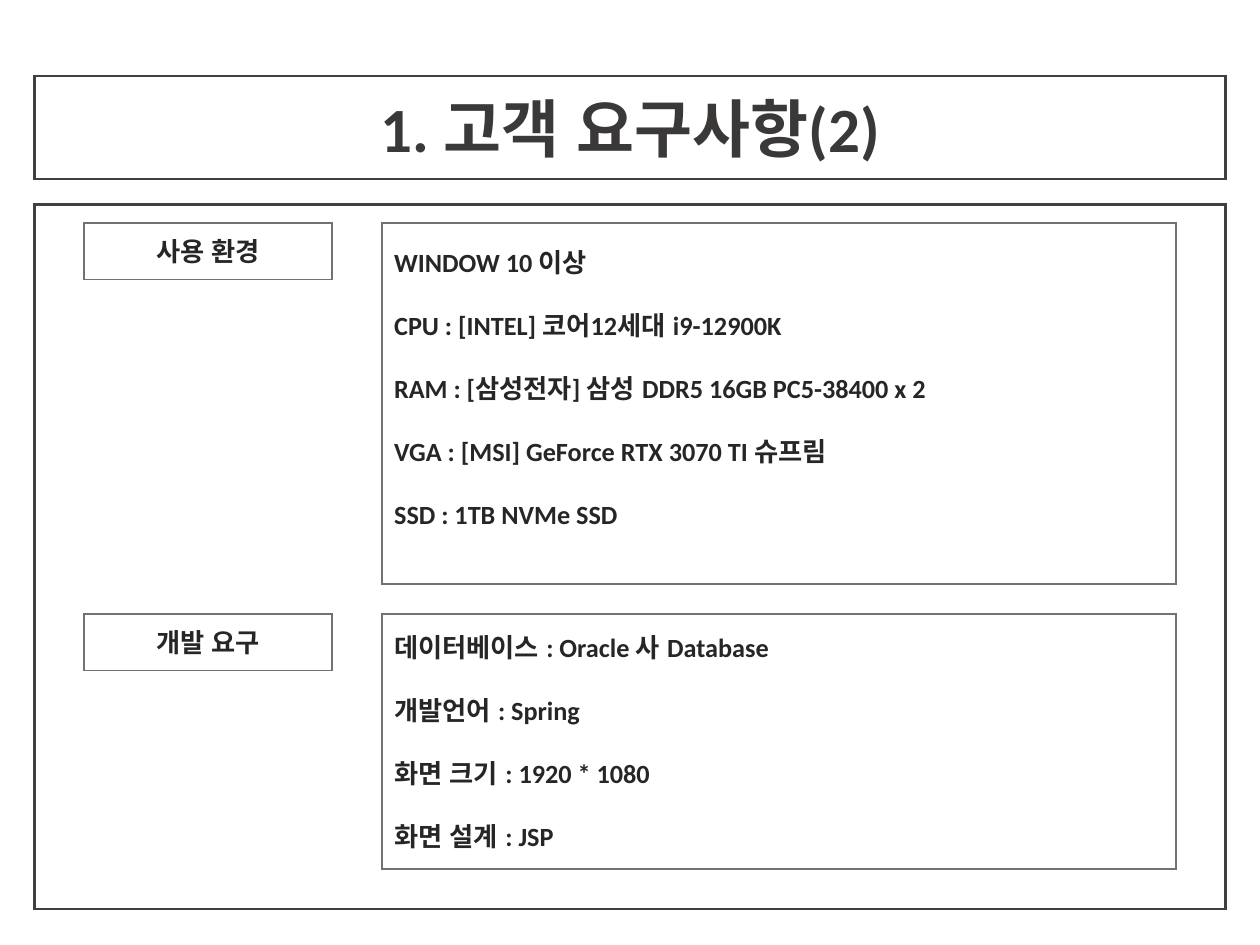
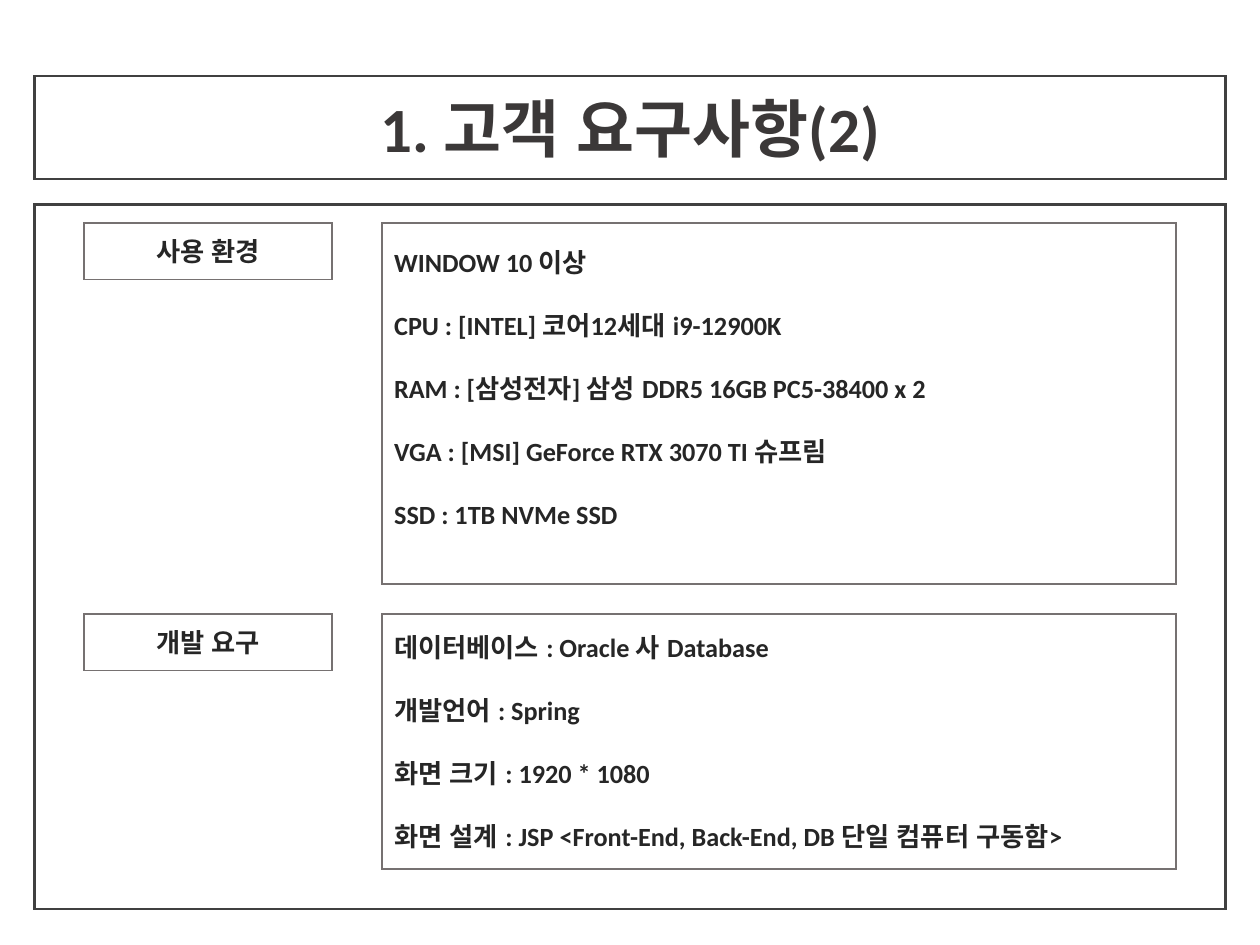
Before and after one commit to himediaai/DongGyun, a slide deck: slide 4 of 기획안.pptx. Drawn at 1260x945 pixels with LibreOffice and Linux fonts; fonts in the diff are those of the drawing. Boxes give left, top, right and bottom in pixels: in the first picture for what was removed or moved away, otherwise in the second. Text is boxed around its words. In the diff, an @@ line names an element or a change of style, - is before the commit and + after.

```diff
--- a/기획안.pptx
+++ b/기획안.pptx
@@ text in rectangle at [394,824,1063,850]: text changed @@
-화면 설계 : JSP
+화면 설계 : JSP <Front-End, Back-End, DB 단일 컴퓨터 구동함>
```
Also in this commit, not shown: 1 other slide changed, 5 slides added.
